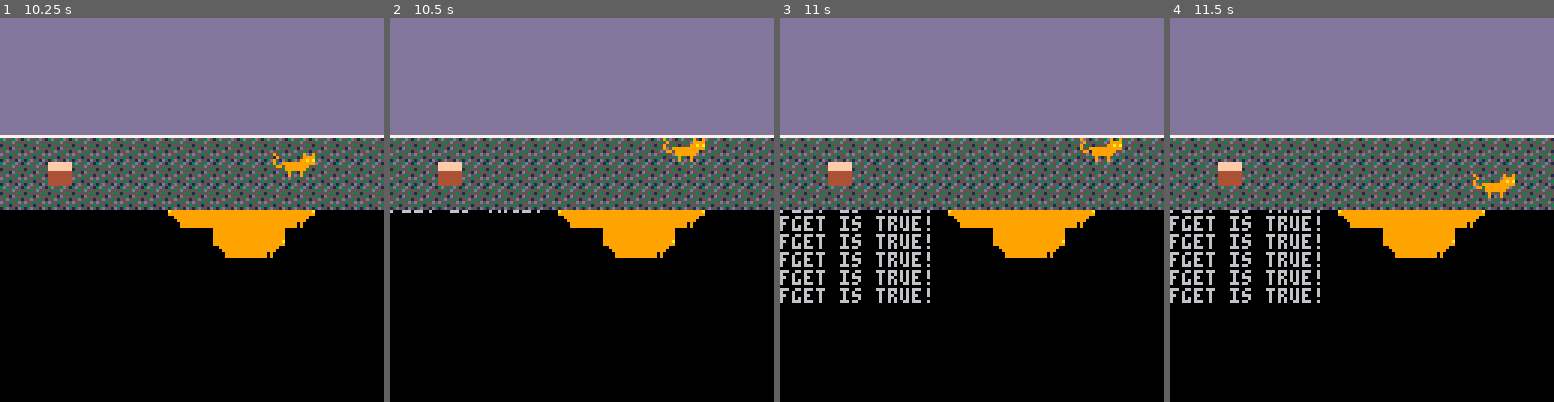
Above: before the commit, frames 1-4 (left to right).
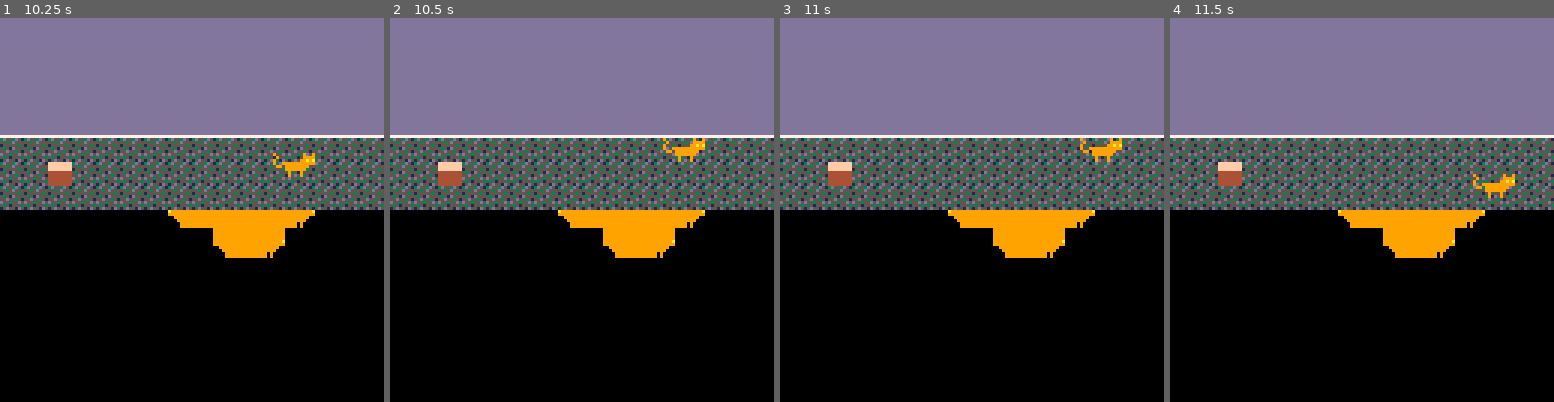
Above: after the commit, the same moments.

Repository: davinchung/Zoe
Game: PICO-8 cartridge zoe.p8
Two runs of this game, one before a commit and one after it. Both use one fixed random seed, a clock stepped at 60 frames per second and the inputs below.
Inputs:
- Up to frame 1 (10.25 s): tap O (Z key) at 0.33, 1.07, 2.22, 3.72, 5.22, 6.72, 8.22, 9.72 s; tap Down at 0.7 s; tap X (X key) at 1.43, 2.07, 2.82, 3.57, 4.32, 5.07, 5.82, 6.57, 7.32, 8.07, 8.82, 9.57 s; hold Up 1.97-2.63 s; hold Right 2.68-3.02 s; hold Down 3.07-3.73 s; hold Left 3.78-4.12 s; hold Up 4.17-4.5 s; hold Left 4.55-5.05 s; hold Right 5.1-5.93 s; hold Up 5.98-6.65 s; hold Right 6.7-7.03 s; hold Down 7.08-7.75 s; hold Left 7.8-8.13 s; hold Up 8.18-8.52 s; hold Left 8.57-9.07 s; hold Right 9.12-9.95 s; hold Up from 10 s (still down)
- Up to frame 2 (10.5 s): keep holding Up; tap X (X key) at 10.32 s
- Up to frame 3 (11 s): release Up at 10.67 s; hold Right from 10.72 s (still down)
- Up to frame 4 (11.5 s): release Right at 11.05 s; tap X (X key) at 11.07 s; hold Down from 11.1 s (still down); tap O (Z key) at 11.22 s

Frame 1 is identical in both runs. In frame 2, 0.1% of the frame differs, in the area x 0-40%, y 50-51%; in frame 3, 3.0%, in the area x 0-40%, y 50-75%; in frame 4, 3.0%.

Commit message:
Hit box added, collision updated

Diff:
--- a/zoe.p8
+++ b/zoe.p8
@@ -13,10 +13,17 @@
     x = x,
     y = y,
     width = 1,
-    height = 1
+    height = 1,
   }
   setmetatable(t,objects)
   return t
+end
+
+function hitbox(obj)
+  temp = object(obj.x, obj.y+obj.width-4)
+  temp.height = 4
+  temp.width = obj.width
+  return temp
 end
 
 local zoe = object(70,70)
@@ -61,20 +68,28 @@
     zoe.y += 1
   end
 
-  local x1=zoe.x/8
-  local y1=zoe.y/8
-  local x2=(zoe.x+7)/8
-  local y2=(zoe.y+7)/8
+  local x1,x2,y1,y2
+  if (zoe.face == false) then
+    x1 = zoe.x/8
+    y1 = zoe.y/8
+    x2 = (zoe.x+7)/8
+    y2 = (zoe.y+7)/8
+  else
+    x1 = (zoe.x+16)/8
+    y1 = zoe.y/8
+    x2 = (zoe.x+16)/8
+    y2 = (zoe.y+7)/8
+  end
 
   local a=fget(mget(x1,y1),0)
   local b=fget(mget(x1,y2),0)
   local c=fget(mget(x2,y2),0)
   local d=fget(mget(x2,y1),0)
 
+
   obj_collide = a or b or c or d
 
   if (obj_collide) then
-  	print('fget is true!')
     zoe.x = prev_x
     zoe.y = prev_y
   end
